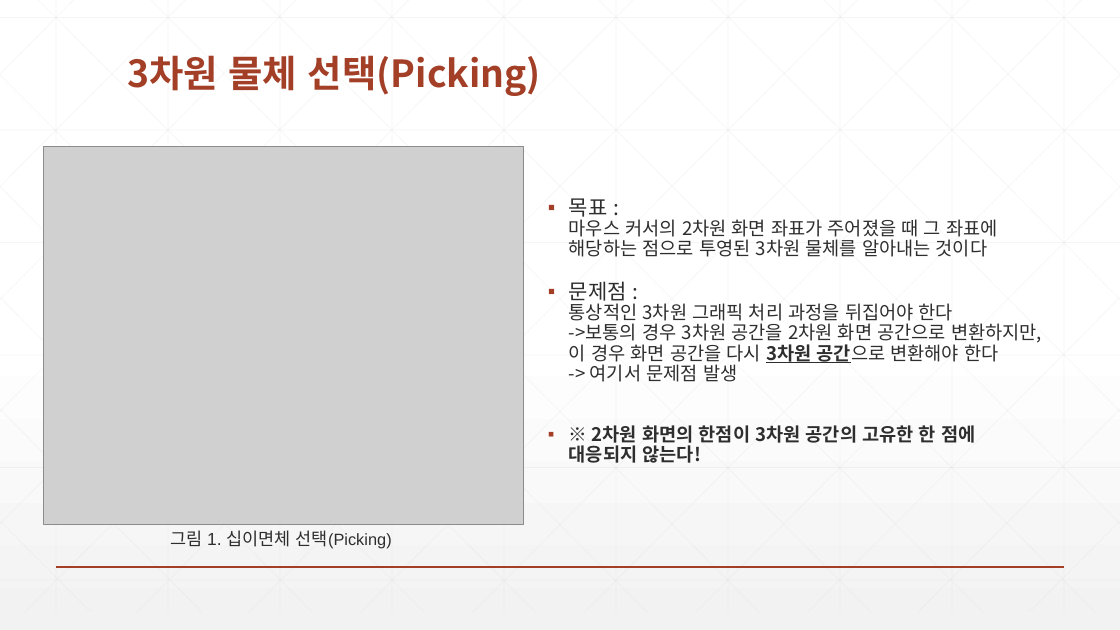
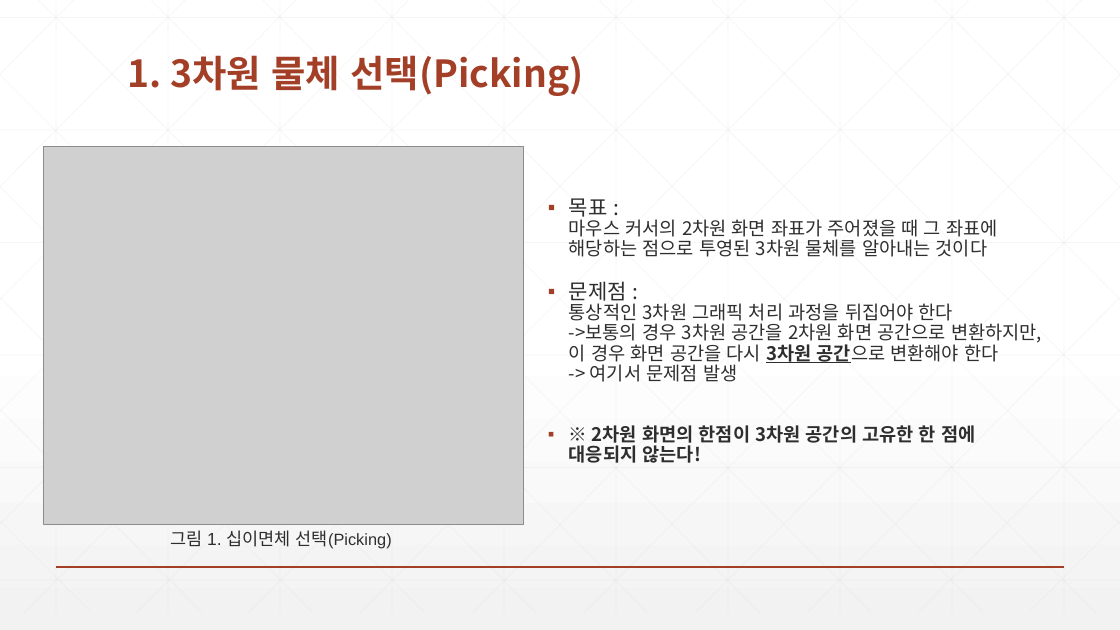
Before and after one commit to earthboom/CodingStudy, a slide deck: slide 3 of Common/Chapter17 Picking.pptx. Drawn at 1120x630 pixels with LibreOffice and Linux fonts; fonts in the diff are those of the drawing; grey boxes stand for pictures. Boxes give left, top, right and bottom in pixels: in the first picture for what was removed or moved away, otherwise in the second. Text is boxed around its words. In the diff, an @@ line names an element or a change of style, - is before the commit and + after.

Commit message:
00:22 Chapter 17 Picking PPT Upload2(PGW)

```diff
--- a/Common/Chapter17 Picking.pptx
+++ b/Common/Chapter17 Picking.pptx
@@ title at [127, 55, 583, 96]: text changed @@
-3차원 물체 선택(Picking)
+1. 3차원 물체 선택(Picking)
```
Also in this commit, not shown: 1 other slide changed, 2 slides added.
